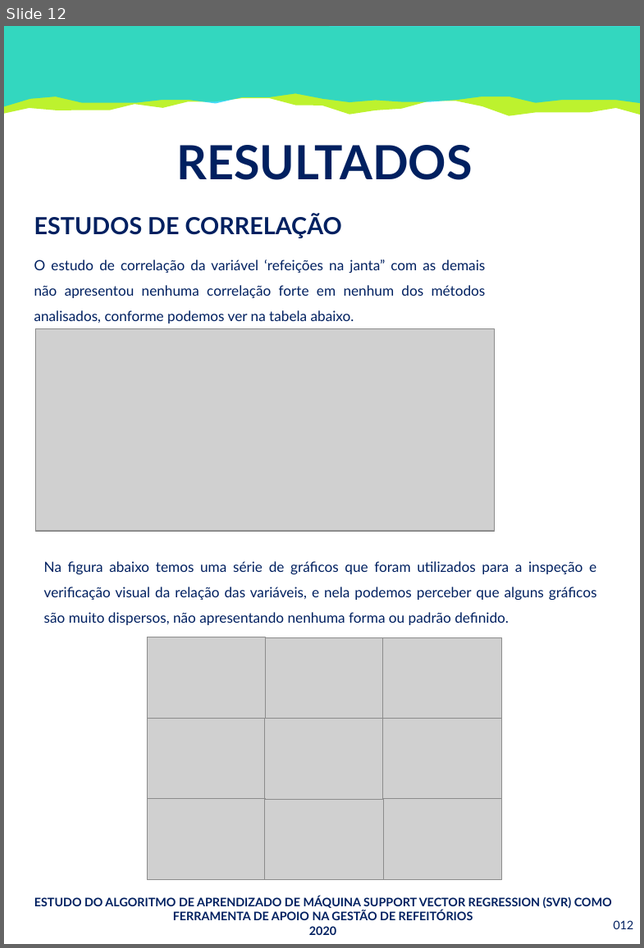
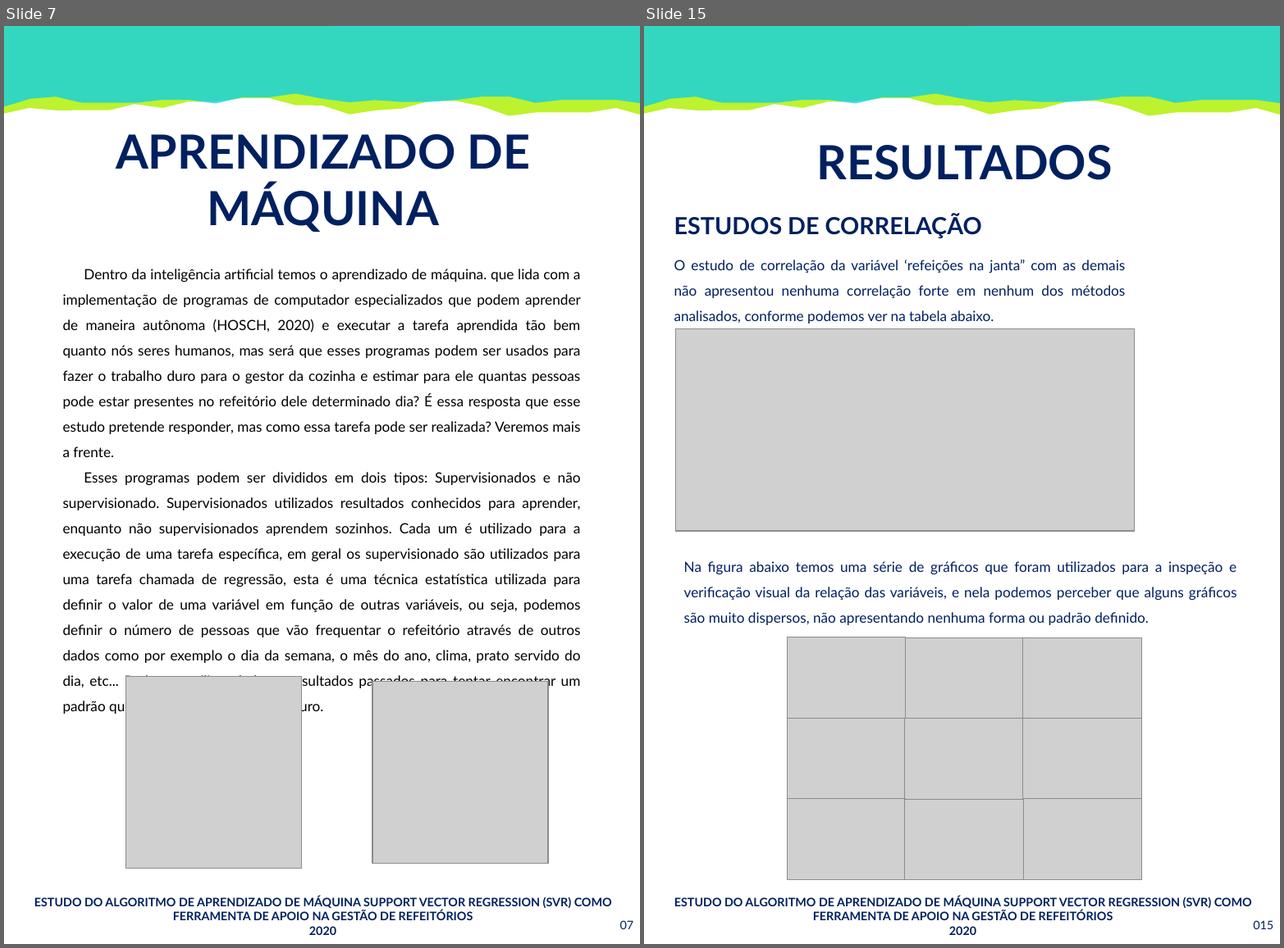
Before and after one commit to SrMartis/TCC1, a slide deck: Relatório Técnico - Revisão.pptx. Shown side by side, each under a label of ours: slide 12 before the commit, slides 7 and 15 after it; the slides between them are not shown. The pictures are 644x948 and 1284x948 pixels, drawn with LibreOffice and Linux fonts; fonts in the diff are those of the drawing; grey boxes stand for pictures. Boxes give left, top, right and bottom in pixels: in the first picture for what was removed or moved away, otherwise in the second. Text is boxed around its words. In the diff, an @@ line names an element or a change of style, - is before the commit and + after.

```diff
--- a/Relatório Técnico - Revisão.pptx
+++ b/Relatório Técnico - Revisão.pptx
@@ slide 7 added at bbox=[4, 26, 640, 944], background #FFFFFF @@
@@ freeform shape added at bbox=[4, 26, 640, 116], fill #AFF000 at 82% opacity @@
@@ freeform shape added at bbox=[4, 26, 640, 107], fill #00CEF6 at 73% opacity @@
@@ text added at bbox=[116, 134, 530, 232], 40 pt, text #002060, bold @@
+APRENDIZADO DE MÁQUINA
@@ text added at bbox=[63, 269, 580, 715], 12 pt, text #000000 @@
+Dentro da inteligência artificial temos o aprendizado de máquina. que lida com a implementação de programas de computador especializados que podem aprender de maneira autônoma (HOSCH, 2020) e executar a tarefa aprendida tão bem quanto nós seres humanos, mas será que esses programas podem ser usados para fazer o trabalho duro para o gestor da cozinha e estimar para ele quantas pessoas pode estar presentes no refeitório dele determinado dia? É essa resposta que esse estudo pretende responder, mas como essa tarefa pode ser realizada? Veremos mais a frente.
+Esses programas podem ser divididos em dois tipos: Supervisionados e não supervisionado. Supervisionados utilizados resultados conhecidos para aprender, enquanto não supervisionados aprendem sozinhos. Cada um é utilizado para a execução de uma tarefa específica, em geral os supervisionado são utilizados para uma tarefa chamada de regressão, esta é uma técnica estatística utilizada para definir o valor de uma variável em função de outras variáveis, ou seja, podemos definir o número de pessoas que vão frequentar o refeitório através de outros dados como por exemplo o dia da semana, o mês do ano, clima, prato servido do dia, etc... Podemos utilizar dados e resultados passados para tentar encontrar um padrão que possa ajudar a prever o futuro.
@@ picture added at bbox=[125, 677, 301, 868] @@
@@ picture added at bbox=[372, 682, 548, 863] @@
@@ text added at bbox=[34, 896, 612, 935], 10 pt, text #002060, bold @@
+ESTUDO DO ALGORITMO DE APRENDIZADO DE MÁQUINA SUPPORT VECTOR REGRESSION (SVR) COMO FERRAMENTA DE APOIO NA GESTÃO DE REFEITÓRIOS
+2020
@@ page number added at bbox=[620, 921, 634, 930], 10 pt, text #002060 @@
+07
@@ what was slide 12 is now slide 15 @@
@@ page number at bbox=[1252, 921, 1273, 930]: text changed @@
-012
+015
```
Also in this commit, not shown: 8 slides changed, 3 other slides added.
